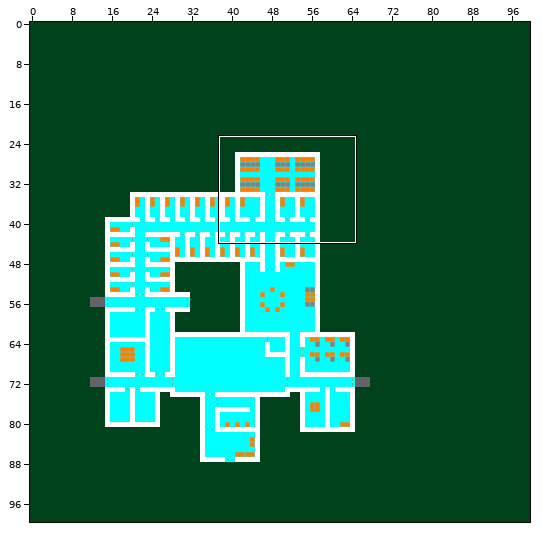
Two versions of a level (Tiled map, Levels/world1beta.tmx). The picture above shows the old version from afar; the outline marks the close-up.
Close-up. Before the edit:
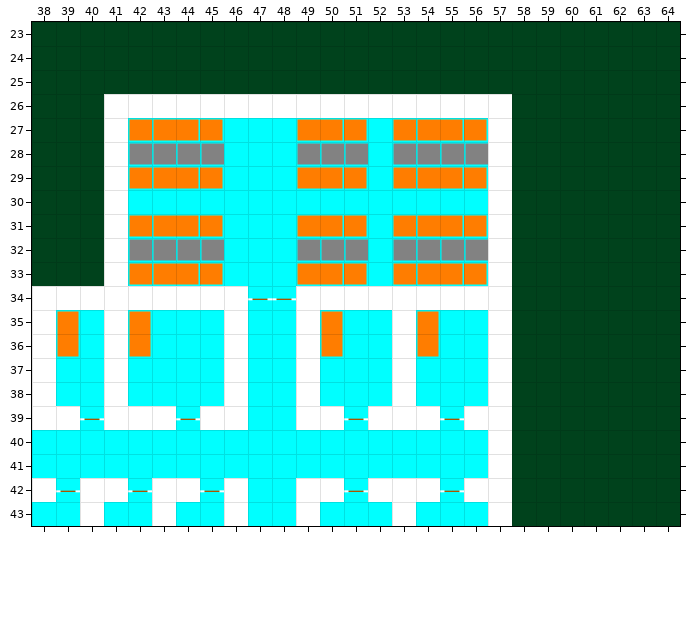
Cells are 64x64 px. Shown: x 38..64, y 23..43. The commit also changed other parts of the map, which this record leaves out.
Once edited:
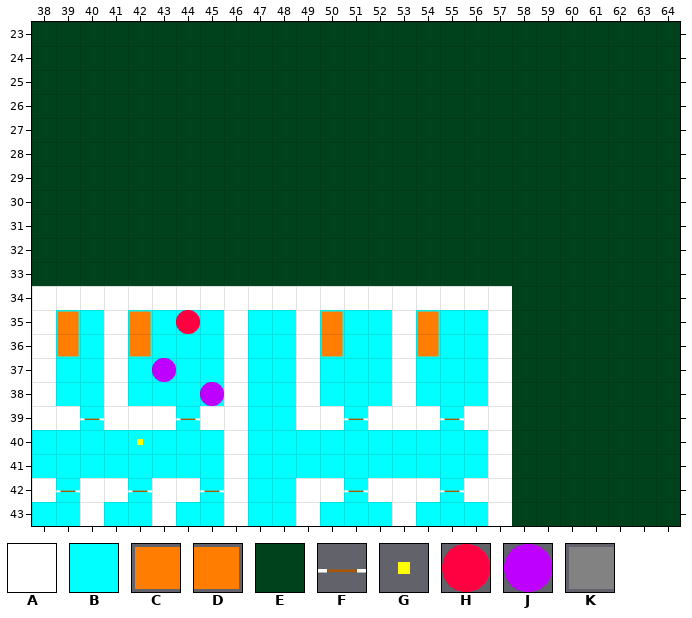
Key: from "alpha_sprite_sheet": A 0, B 1, C 2, D 3, E 8, F 10, G 16, H 17, J 18, K 19.
_ is an empty cell.
Tiles of an added or newly shown layer are drawn over the layers below it.
The edit:
Layer "Tile Layer 2 - Golv":
Tile B is gone in rows 27 to 33 at x 42 to 56.
Layer "väggar":
Tile A now appears in row 34 at x 47 to 48; in rows 40 to 41 at x 46.
The author changed tile A to tile E in row 26 at x 41 to 57; in rows 27 to 33 at x 41 and 57.
Tile E now appears in rows 27 to 33 at x 42 to 56.
Layer "Statiska objekt":
Tile G now appears in row 40 at x 42.
Tile C is gone in row 27 at x 42 to 43, 49 and 53 to 54; in row 29 at x 42 to 43, 49 and 53 to 54; in row 31 at x 42 to 43, 49 and 53 to 54; in row 33 at x 42 to 43, 49 and 53 to 54.
Tile D is gone in row 27 at x 44 to 45, 50 to 51 and 55 to 56; in row 29 at x 44 to 45, 50 to 51 and 55 to 56; in row 31 at x 44 to 45, 50 to 51 and 55 to 56; in row 33 at x 44 to 45, 50 to 51 and 55 to 56.
Tile K is gone in row 28 at x 42 to 45, 49 to 51 and 53 to 56; in row 32 at x 42 to 45, 49 to 51 and 53 to 56.
Layer "Dörrar":
Tile F is gone in row 34 at x 47 to 48.
Layer "Spawnpoints" (added):
Tile H now appears in row 35 at x 44.
Tile J now appears in row 37 at x 43; in row 38 at x 45.
Where, in picture pixels (left, top, right, bottom), the same in both close-ups:
changed: (104, 94, 512, 310)
added: (176, 310, 200, 334)
added: (152, 358, 176, 382)
added: (200, 382, 224, 406)
added: (137, 439, 143, 445)
added: (224, 430, 248, 478)
